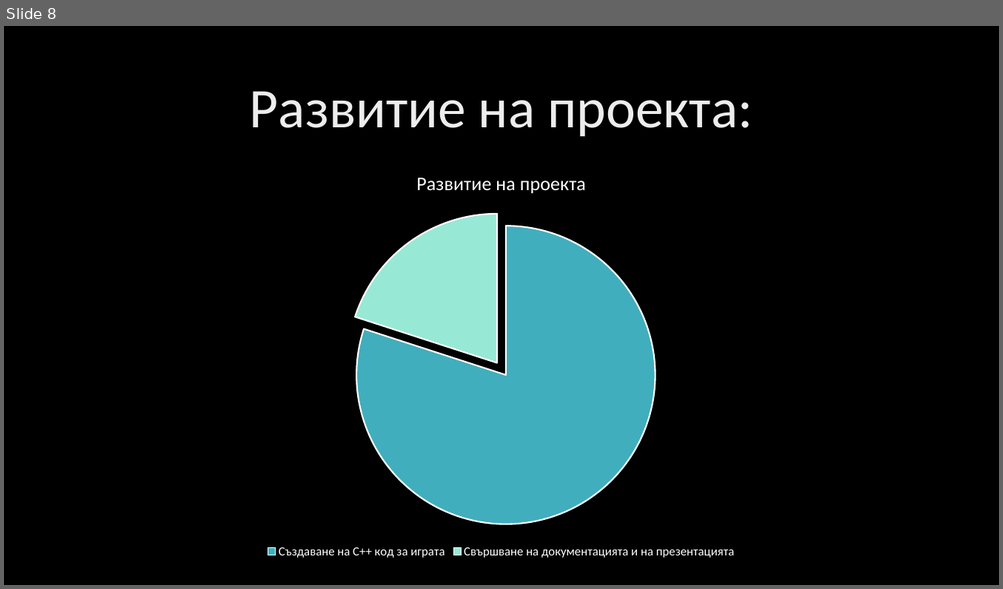
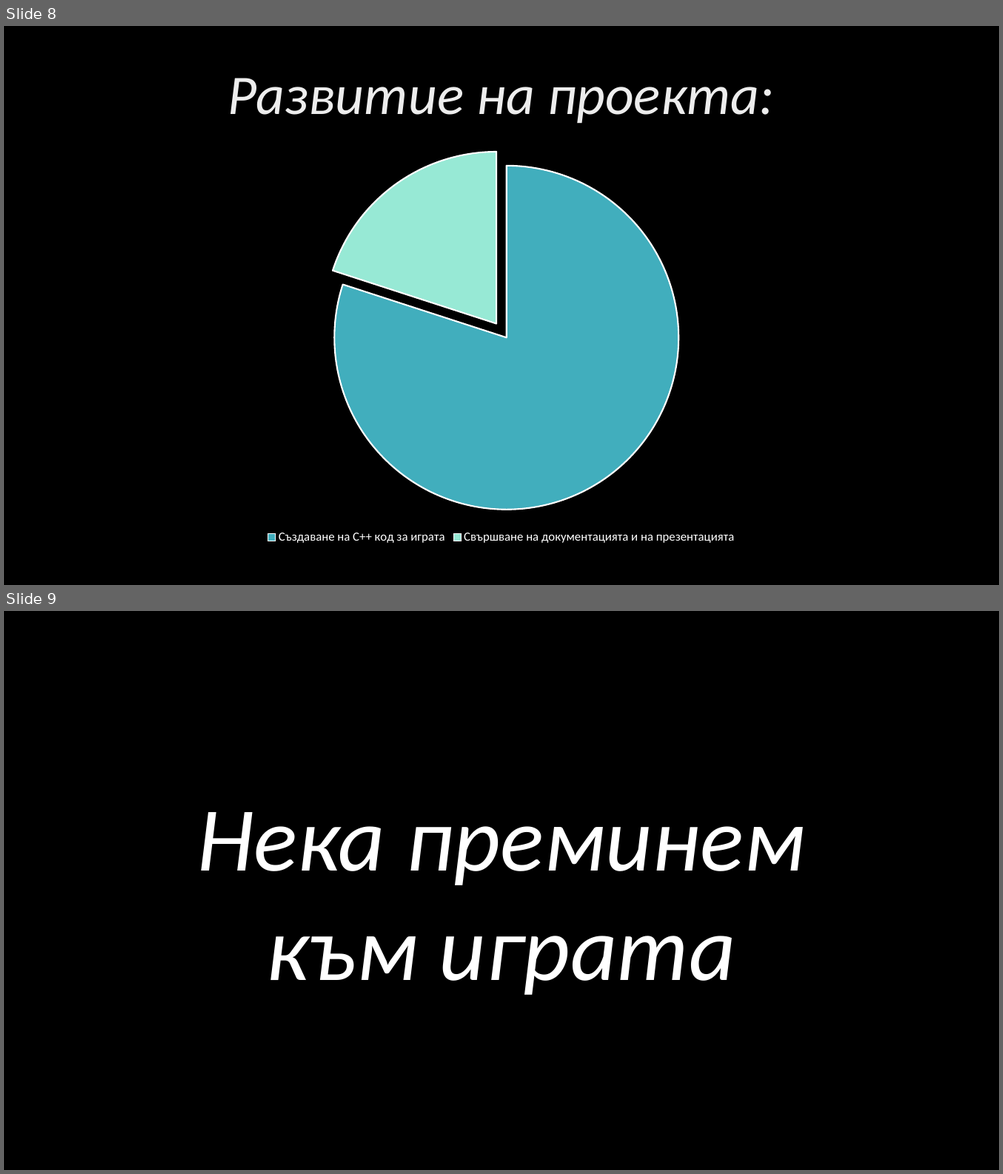
Before and after one commit to EGGeorgieva21/Hangman-project-2022, a slide deck: docs/presentation.pptx. Shown one above the other, each under a label of ours: slide 8 before the commit, slides 8 and 9 after it. The pictures are 1003x589 and 1003x1174 pixels, drawn with LibreOffice and Linux fonts; fonts in the diff are those of the drawing; background and template pictures are left out. Boxes give left, top, right and bottom in pixels: in the first picture for what was removed or moved away, otherwise in the second. Text is boxed around its words. In the diff, an @@ line names an element or a change of style, - is before the commit and + after.

```diff
--- a/docs/presentation.pptx
+++ b/docs/presentation.pptx
@@ slide 9 added at (x1=4, y1=611, x2=999, y2=1170), background picture (left out) @@
@@ text added at (x1=197, y1=812, x2=805, y2=995), 88 pt, text #FFFFFF, italic @@
+Нека преминем към играта
@@ slide 8 changed as well @@
@@ title "Развитие на проекта:" moved from (x1=250, y1=91, x2=752, y2=137) to (x1=228, y1=78, x2=774, y2=124) @@
@@ title "Развитие на проекта:" at (x1=228, y1=78, x2=774, y2=124): italic on @@
@@ pie chart moved from (x1=185, y1=154, x2=819, y2=562) to (x1=185, y1=140, x2=819, y2=548) @@
@@ pie chart at (x1=185, y1=140, x2=819, y2=548) @@
@@ title "Развитие на проекта" removed @@
-Развитие на проекта: 80, 20
+Series 1: 80, 20
```
Also in this commit, not shown: 7 other slides changed, 1 slide removed, 1 other file.
